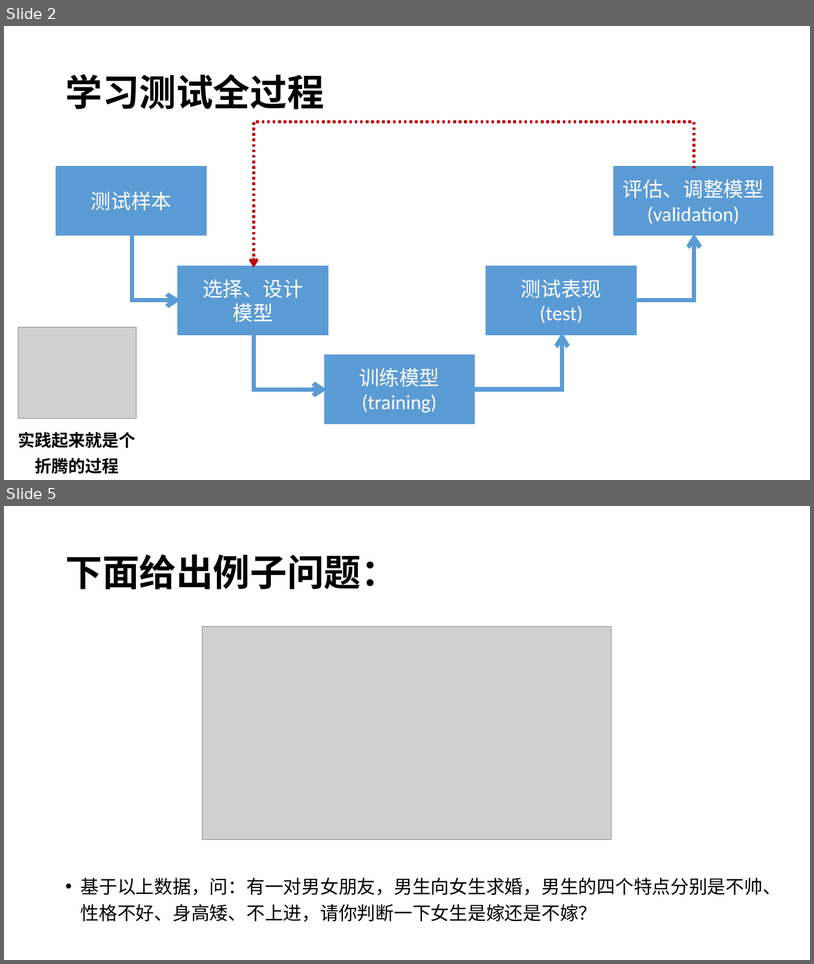
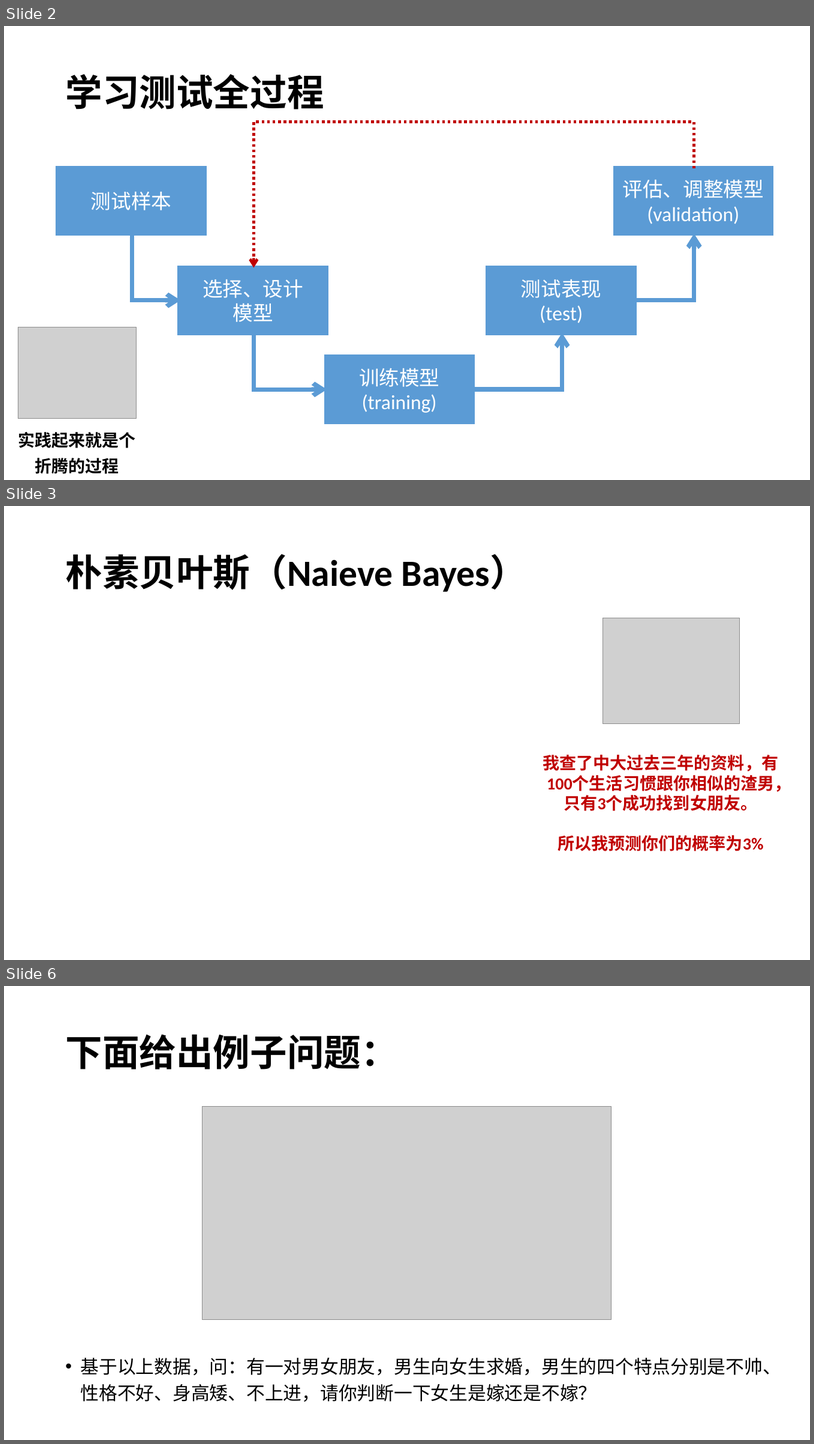
Before and after one commit to xiaodongli1986/teaching_AI, a slide deck: week12_naieve_bs.pptx. Shown one above the other, each under a label of ours: slides 2 and 5 before the commit, slides 2, 3 and 6 after it; the slides between them are not shown. The pictures are 814x964 and 814x1444 pixels, drawn with LibreOffice and Linux fonts; fonts in the diff are those of the drawing; grey boxes stand for pictures. Boxes give left, top, right and bottom in pixels: in the first picture for what was removed or moved away, otherwise in the second. Text is boxed around its words. In the diff, an @@ line names an element or a change of style, - is before the commit and + after.

```diff
--- a/week12_naieve_bs.pptx
+++ b/week12_naieve_bs.pptx
@@ slide 3 added at (4, 506, 810, 960), background #FFFFFF @@
@@ title added at (65, 554, 528, 592), 44 pt, text #000000, bold @@
+朴素贝叶斯（Naieve Bayes）
@@ picture added at (603, 618, 740, 724) @@
@@ text added at (543, 754, 791, 851), 20 pt, text #C00000, bold @@
+我查了中大过去三年的资料，有100个生活习惯跟你相似的渣男，只有3个成功找到女朋友。
+所以我预测你们的概率为3%
@@ what was slide 5 is now slide 6 @@
```
Also in this commit, not shown: 4 slides changed, 2 other slides added, 1 slide removed, 3 other files.
